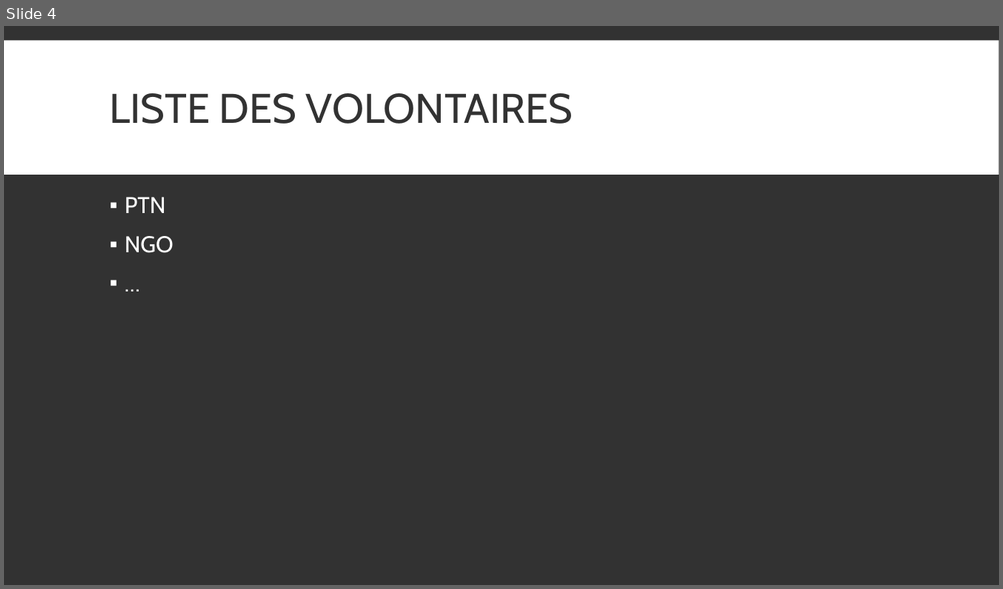
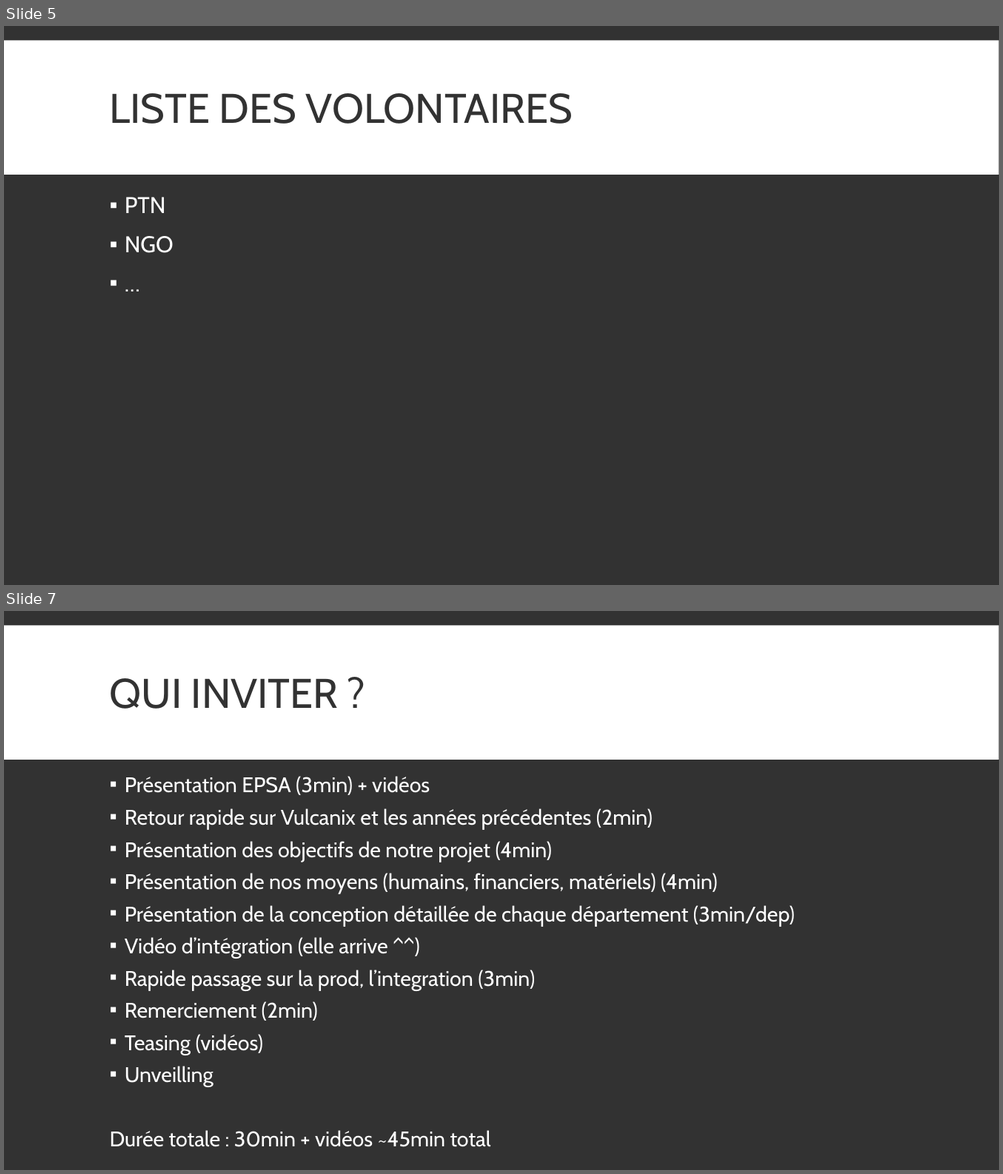
Before and after one commit to EOSCogniton/Intergen, a slide deck: 01_Association/02_Rollout/Présentation_Rollout.pptx. Shown one above the other, each under a label of ours: slide 4 before the commit, slides 5 and 7 after it; the slides between them are not shown. The pictures are 1003x589 and 1003x1174 pixels, drawn with LibreOffice and Linux fonts; fonts in the diff are those of the drawing. Boxes give left, top, right and bottom in pixels: in the first picture for what was removed or moved away, otherwise in the second. Text is boxed around its words. In the diff, an @@ line names an element or a change of style, - is before the commit and + after.

```diff
--- a/01_Association/02_Rollout/Présentation_Rollout.pptx
+++ b/01_Association/02_Rollout/Présentation_Rollout.pptx
@@ slide 7 added at [4,611,999,1170], background #323232; not listed: 1 template element that a slide beside it also shows @@
@@ title added at [110,678,338,709], 40 pt, text #323232 @@
+QUI INVITER ?
@@ text added at [110,776,794,1147], 20.4 pt, text #FFFFFF @@
+▪ Présentation EPSA (3min) + vidéos
+▪ Retour rapide sur Vulcanix et les années précédentes (2min)
+▪ Présentation des objectifs de notre projet (4min)
+▪ Présentation de nos moyens (humains, financiers, matériels) (4min)
+▪ Présentation de la conception détaillée de chaque département (3min/dep)
+▪ Vidéo d’intégration (elle arrive ^^)
+▪ Rapide passage sur la prod, l’integration (3min)
+▪ Remerciement (2min)
+▪ Teasing (vidéos)
+▪ Unveilling
+Durée totale : 30min + vidéos ~45min total
@@ what was slide 4 is now slide 5 @@
```
Also in this commit, not shown: 2 slides changed, 2 other slides added.
